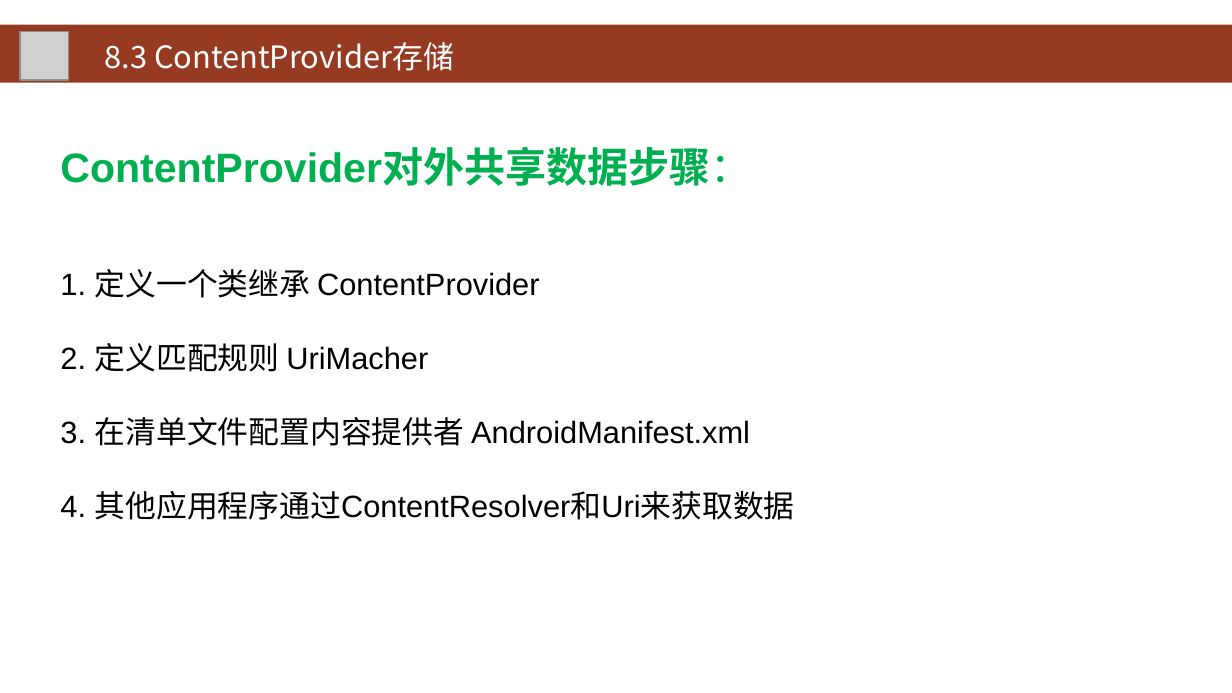
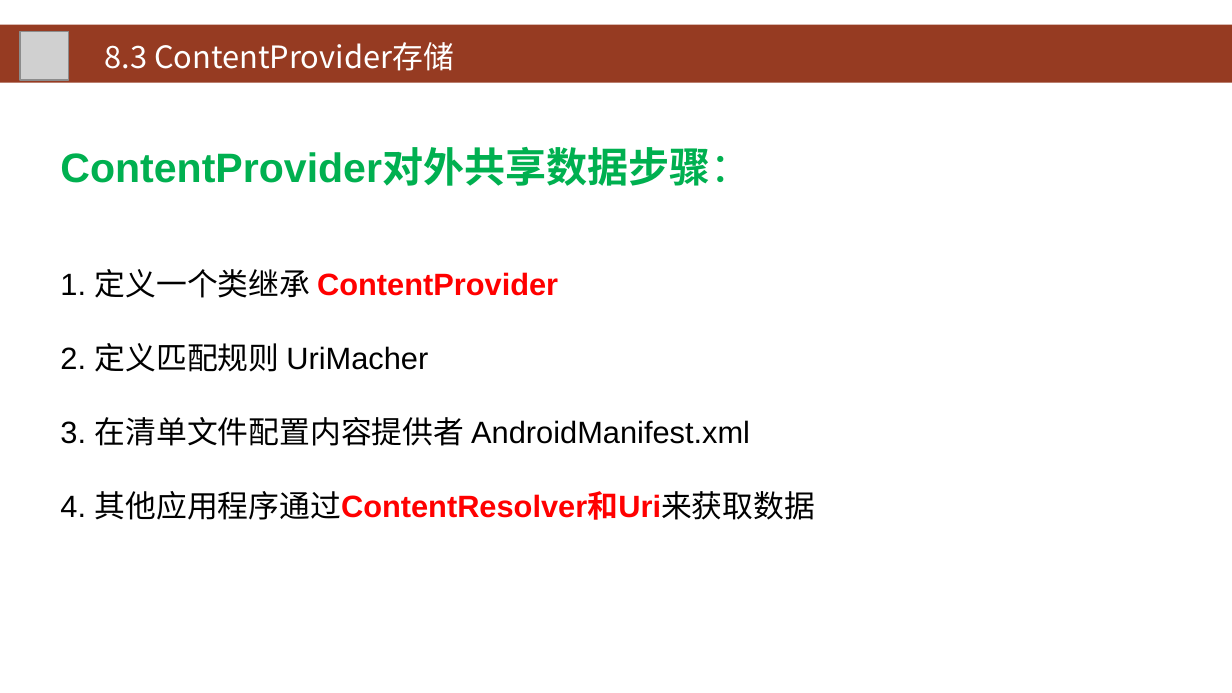
Before and after one commit to HBU/Android-PPT, a slide deck: slide 31 of 08.0 -- 数据存储 -- 第08章.ppt. Drawn at 1232x693 pixels with LibreOffice and Linux fonts; fonts in the diff are those of the drawing; grey boxes stand for pictures; background and template pictures are left out. Boxes give left, top, right and bottom in pixels: in the first picture for what was removed or moved away, otherwise in the second. Text is boxed around its words. In the diff, an @@ line names an element or a change of style, - is before the commit and + after.

```diff
--- a/08.0 -- 数据存储 -- 第08章.ppt
+++ b/08.0 -- 数据存储 -- 第08章.ppt
@@ text at bbox=[60, 269, 815, 520]: text colour #000000 to #FF0000, bold on in "ContentProvider", "其他应用程序通过ContentResolver和Uri来获取数据" @@
```
Also in this commit, not shown: 2 other slides changed.
